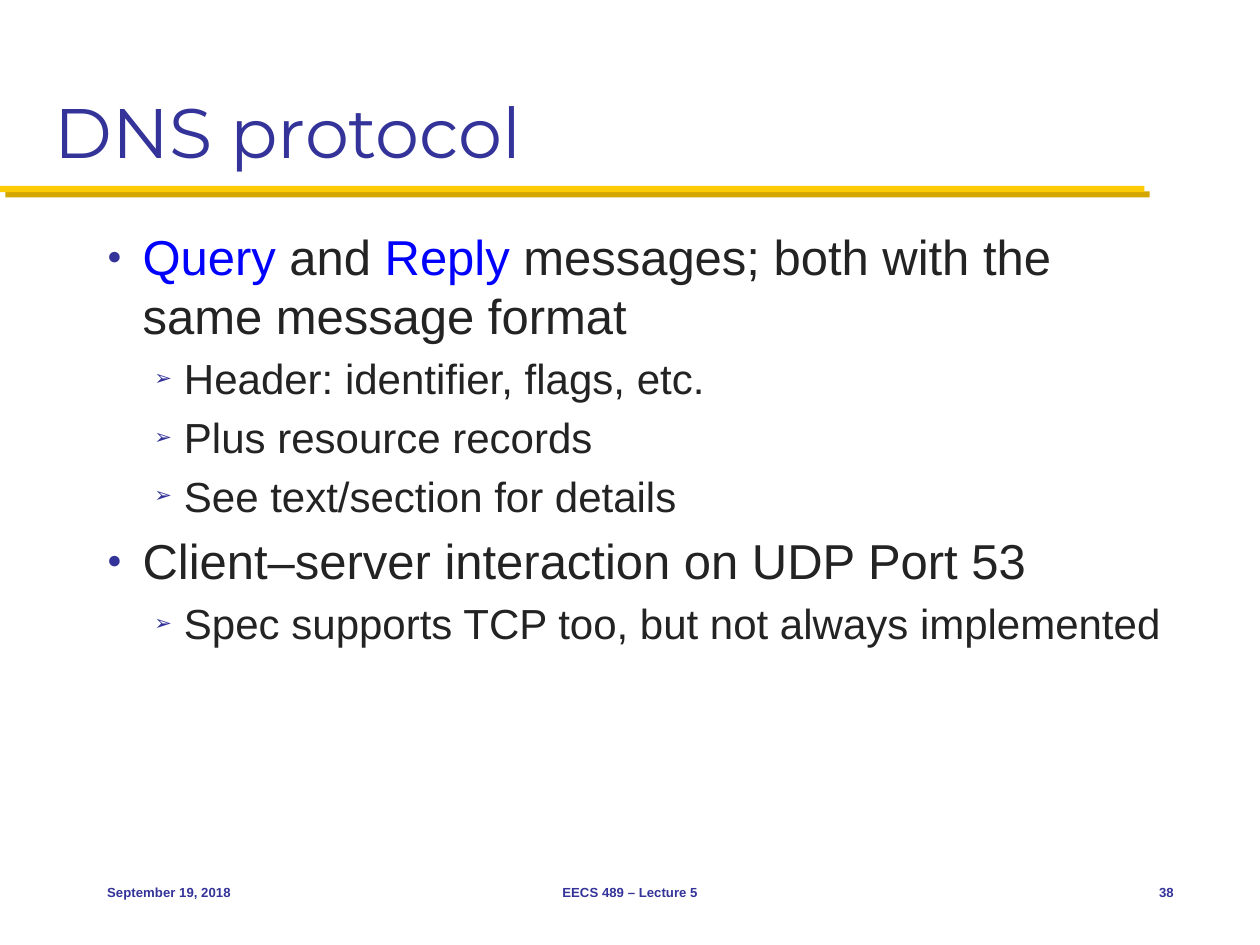
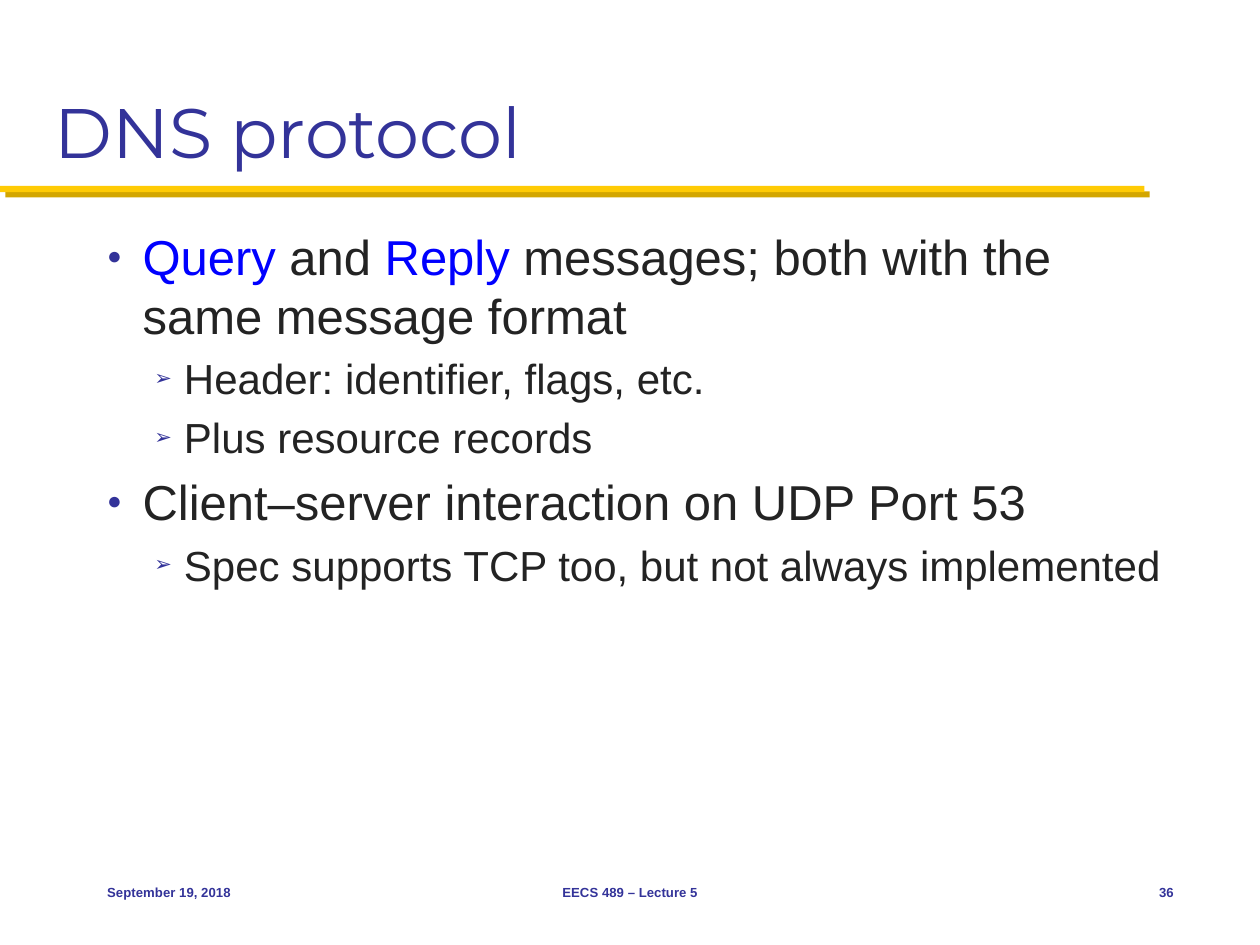
Before and after one commit to mosharaf/eecs489, a slide deck: slide 36 of Slides/091918.pptx (slide 38 before the commit). Drawn at 1260x945 pixels with LibreOffice and Linux fonts; fonts in the diff are those of the drawing. Boxes give left, top, right and bottom in pixels: in the first picture for what was removed or moved away, otherwise in the second. Text is boxed around its words. In the diff, an @@ line names an element or a change of style, - is before the commit and + after.

```diff
--- a/Slides/091918.pptx
+++ b/Slides/091918.pptx
@@ text at [184, 481, 676, 513]: paragraph removed @@
-  ➢ See text/section for details
```
Also in this commit, not shown: 4 other slides changed, 1 slide added, 3 slides removed.
